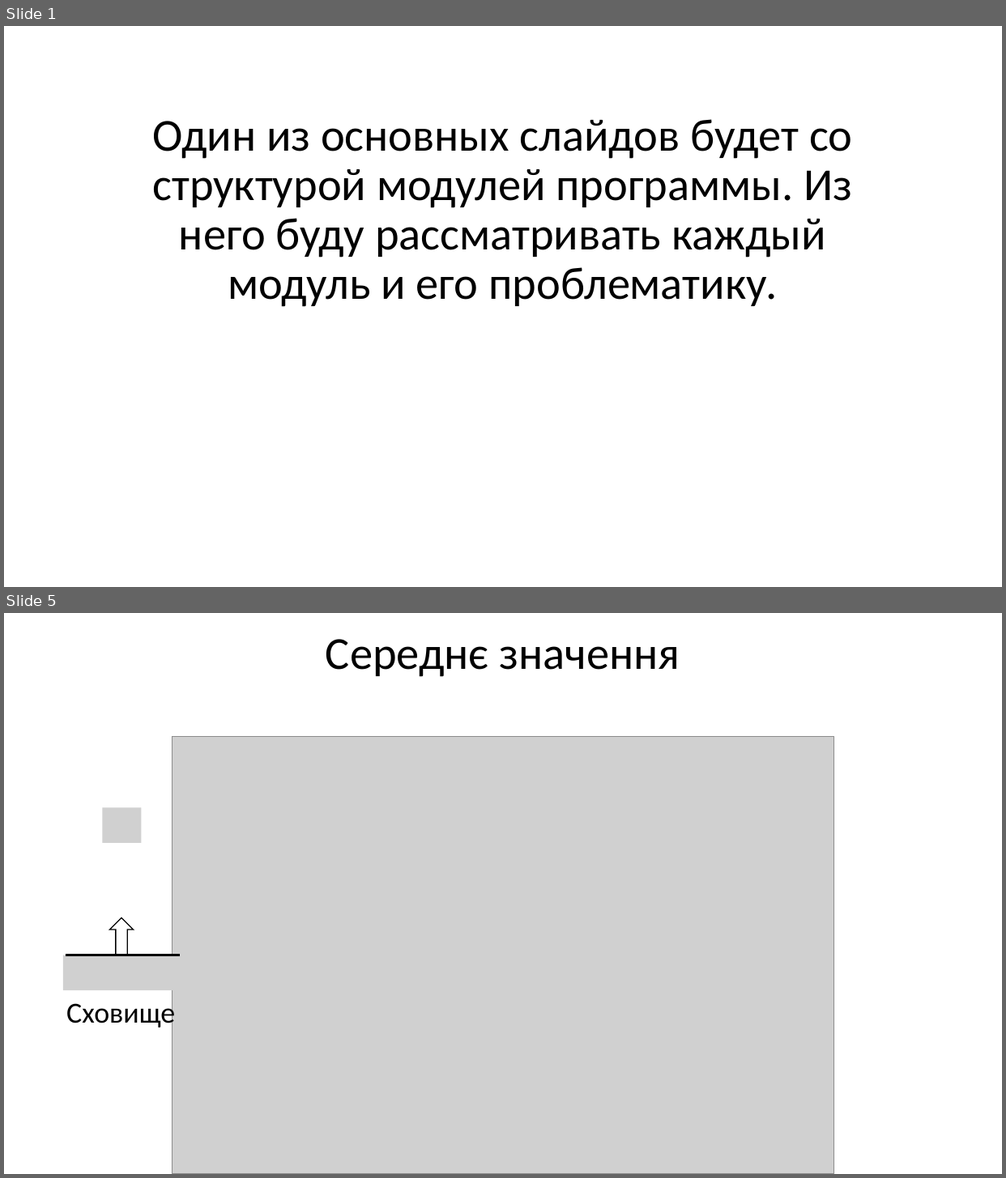
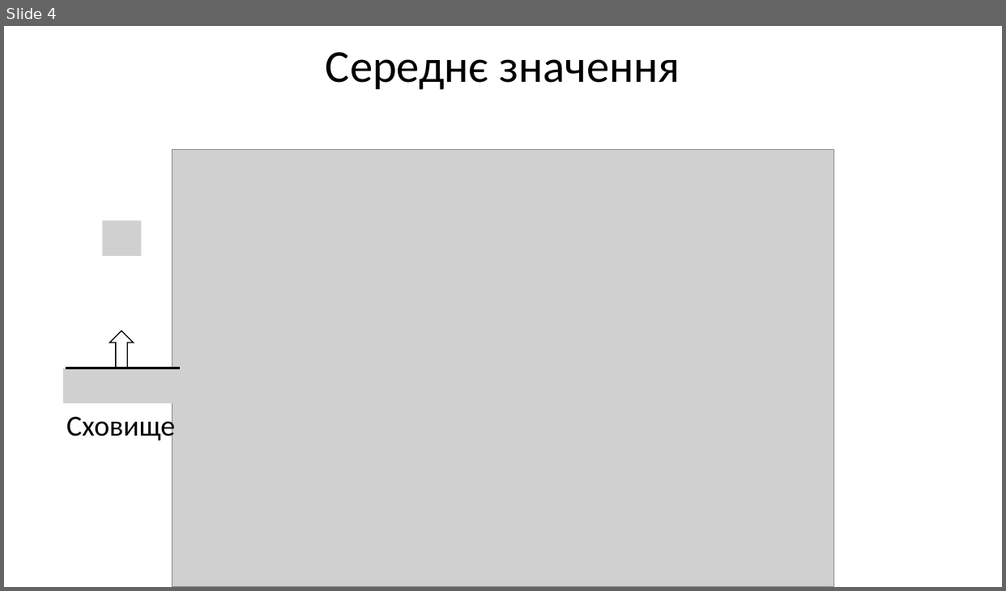
Before and after one commit to RasAlhague/MDRV-Diploma, a slide deck: Presentation.pptx. Shown one above the other, each under a label of ours: slides 1 and 5 before the commit, slide 4 after it; the slides between them are not shown. The pictures are 1006x1178 and 1006x591 pixels, drawn with LibreOffice and Linux fonts; fonts in the diff are those of the drawing; grey boxes stand for pictures. Boxes give left, top, right and bottom in pixels: in the first picture for what was removed or moved away, otherwise in the second. Text is boxed around its words. In the diff, an @@ line names an element or a change of style, - is before the commit and + after.

```diff
--- a/Presentation.pptx
+++ b/Presentation.pptx
@@ slide 1 removed at bbox=[4, 26, 1002, 587], background #FFFFFF @@
@@ title removed at bbox=[152, 119, 853, 307] @@
-Один из основных слайдов будет со структурой модулей программы. Из него буду рассматривать каждый модуль и его проблематику.
@@ what was slide 5 is now slide 4 @@
```
Also in this commit, not shown: 1 slide changed, 9 slides added, 2 other slides removed, 18 other files.
